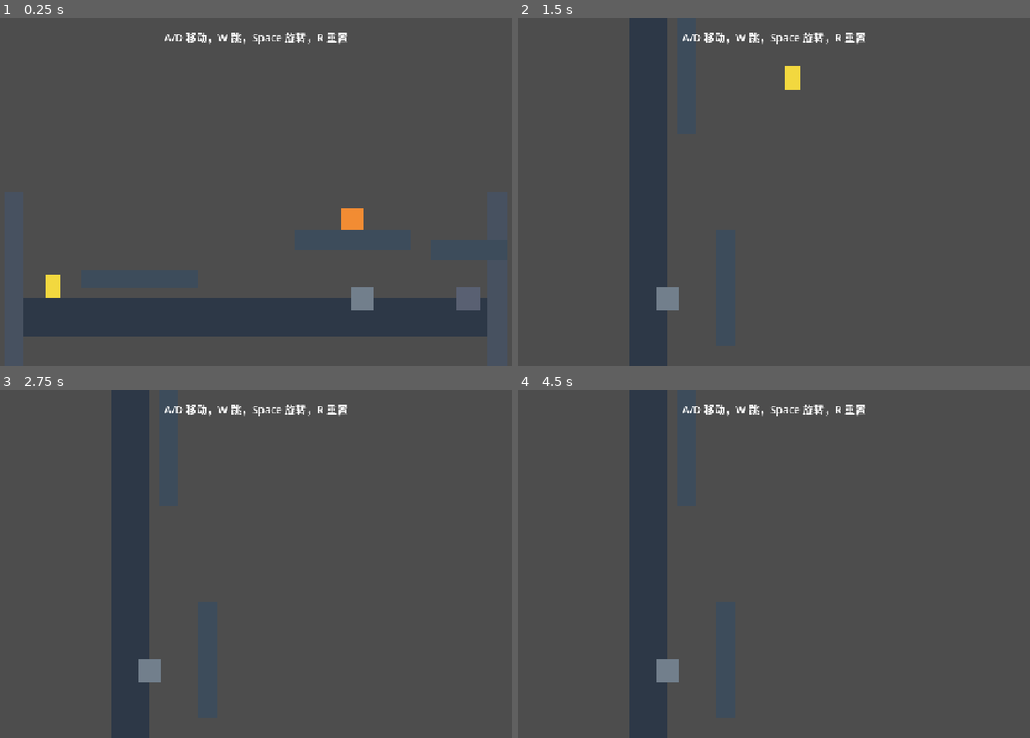
Above: before the commit, frames 1-4 (two rows, left to right).
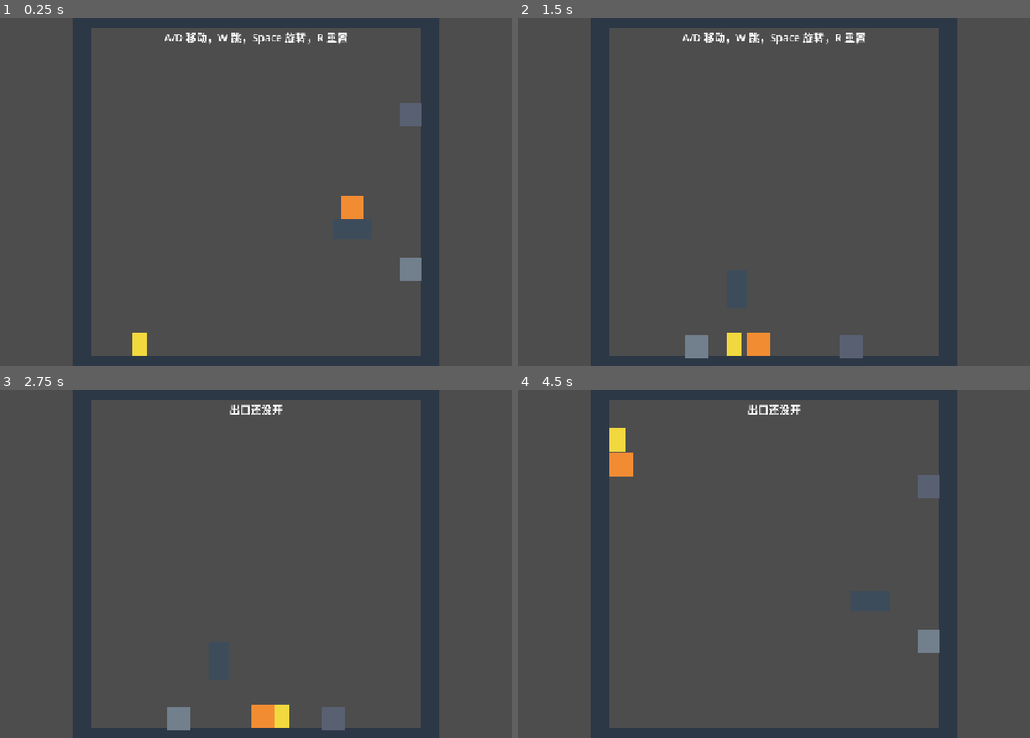
Above: after the commit, the same moments.

Repository: SilasSu114/panda-guard-protocol
Game: Godot game, scene res://scenes/main.tscn
Two runs of this game, one before a commit and one after it. Both use one fixed random seed, a clock stepped at 60 frames per second and the inputs below.
Inputs:
- Up to frame 1 (0.25 s): no input
- Up to frame 2 (1.5 s): tap Enter at 0.5 s; hold Space (rotate) 0.53-1.28 s; hold D (move_right) from 0.53 s (still down); tap W (jump) at 0.77 s; tap Space (rotate) at 1.35 s
- Up to frame 3 (2.75 s): tap W (jump) at 1.52 s; release D (move_right) at 2.03 s; hold A (move_left) from 2.03 s (still down); hold Space (rotate) from 2.03 s (still down)
- Up to frame 4 (4.5 s): release A (move_left) at 2.78 s; release Space (rotate) at 2.78 s; hold D (move_right) 2.78-4.28 s; tap Space (rotate) at 2.85, 4.35 s; tap W (jump) at 3.02, 3.77 s; hold Space (rotate) 3.53-4.28 s; hold A (move_left) from 4.28 s (still down)

The runs differ from the first frame. In frame 1, 21% of the frame differs, in the area x 4-96%, y 0-100%; in frame 2, 19%; in frame 3, 19%; in frame 4, 19%.

Commit message:
Enclose level and rebuild puzzle flow

Diff:
--- a/scenes/main.tscn
+++ b/scenes/main.tscn
@@ -7,19 +7,14 @@
 [ext_resource type="PackedScene" path="res://scenes/box.tscn" id="5"]
 
 [sub_resource type="RectangleShape2D" id="RectangleShape2D_floor"]
-size = Vector2(960, 80)
-
-[sub_resource type="RectangleShape2D" id="RectangleShape2D_platform_a"]
-size = Vector2(240, 40)
-
-[sub_resource type="RectangleShape2D" id="RectangleShape2D_platform_b"]
-size = Vector2(240, 40)
-
-[sub_resource type="RectangleShape2D" id="RectangleShape2D_platform_c"]
-size = Vector2(160, 40)
+size = Vector2(720, 40)
 
 [sub_resource type="RectangleShape2D" id="RectangleShape2D_wall"]
-size = Vector2(40, 360)
+size = Vector2(40, 720)
+
+[sub_resource type="RectangleShape2D" id="RectangleShape2D_shelf"]
+size = Vector2(80, 40)
+
 
 [node name="Main" type="Node2D"]
 script = ExtResource("1")
@@ -28,76 +23,66 @@
 position = Vector2(640, 360)
 
 [node name="Floor" type="StaticBody2D" parent="LevelRoot"]
-position = Vector2(0, 260)
+position = Vector2(0, 360)
 
 [node name="CollisionShape2D" type="CollisionShape2D" parent="LevelRoot/Floor"]
 shape = SubResource("RectangleShape2D_floor")
 
 [node name="Visual" type="Polygon2D" parent="LevelRoot/Floor"]
 color = Color(0.18, 0.22, 0.28, 1)
-polygon = PackedVector2Array(-480, -40, 480, -40, 480, 40, -480, 40)
+polygon = PackedVector2Array(-360, -20, 360, -20, 360, 20, -360, 20)
+
+[node name="Ceiling" type="StaticBody2D" parent="LevelRoot"]
+position = Vector2(0, -360)
+
+[node name="CollisionShape2D" type="CollisionShape2D" parent="LevelRoot/Ceiling"]
+shape = SubResource("RectangleShape2D_floor")
+
+[node name="Visual" type="Polygon2D" parent="LevelRoot/Ceiling"]
+color = Color(0.18, 0.22, 0.28, 1)
+polygon = PackedVector2Array(-360, -20, 360, -20, 360, 20, -360, 20)
 
 [node name="WallLeft" type="StaticBody2D" parent="LevelRoot"]
-position = Vector2(-500, 180)
+position = Vector2(-360, 0)
 
 [node name="CollisionShape2D" type="CollisionShape2D" parent="LevelRoot/WallLeft"]
 shape = SubResource("RectangleShape2D_wall")
 
 [node name="Visual" type="Polygon2D" parent="LevelRoot/WallLeft"]
-color = Color(0.28, 0.32, 0.38, 1)
-polygon = PackedVector2Array(-20, -180, 20, -180, 20, 180, -20, 180)
+color = Color(0.18, 0.22, 0.28, 1)
+polygon = PackedVector2Array(-20, -360, 20, -360, 20, 360, -20, 360)
 
 [node name="WallRight" type="StaticBody2D" parent="LevelRoot"]
-position = Vector2(500, 180)
+position = Vector2(360, 0)
 
 [node name="CollisionShape2D" type="CollisionShape2D" parent="LevelRoot/WallRight"]
 shape = SubResource("RectangleShape2D_wall")
 
 [node name="Visual" type="Polygon2D" parent="LevelRoot/WallRight"]
-color = Color(0.28, 0.32, 0.38, 1)
-polygon = PackedVector2Array(-20, -180, 20, -180, 20, 180, -20, 180)
+color = Color(0.18, 0.22, 0.28, 1)
+polygon = PackedVector2Array(-20, -360, 20, -360, 20, 360, -20, 360)
 
-[node name="PlatformA" type="StaticBody2D" parent="LevelRoot"]
-position = Vector2(-240, 180)
+[node name="Shelf" type="StaticBody2D" parent="LevelRoot"]
+position = Vector2(200, 76)
 
-[node name="CollisionShape2D" type="CollisionShape2D" parent="LevelRoot/PlatformA"]
-shape = SubResource("RectangleShape2D_platform_a")
+[node name="CollisionShape2D" type="CollisionShape2D" parent="LevelRoot/Shelf"]
+shape = SubResource("RectangleShape2D_shelf")
 
-[node name="Visual" type="Polygon2D" parent="LevelRoot/PlatformA"]
+[node name="Visual" type="Polygon2D" parent="LevelRoot/Shelf"]
 color = Color(0.24, 0.3, 0.36, 1)
-polygon = PackedVector2Array(-120, -20, 120, -20, 120, 20, -120, 20)
-
-[node name="PlatformB" type="StaticBody2D" parent="LevelRoot"]
-position = Vector2(200, 100)
-
-[node name="CollisionShape2D" type="CollisionShape2D" parent="LevelRoot/PlatformB"]
-shape = SubResource("RectangleShape2D_platform_b")
-
-[node name="Visual" type="Polygon2D" parent="LevelRoot/PlatformB"]
-color = Color(0.24, 0.3, 0.36, 1)
-polygon = PackedVector2Array(-120, -20, 120, -20, 120, 20, -120, 20)
-
-[node name="PlatformC" type="StaticBody2D" parent="LevelRoot"]
-position = Vector2(440, 120)
-
-[node name="CollisionShape2D" type="CollisionShape2D" parent="LevelRoot/PlatformC"]
-shape = SubResource("RectangleShape2D_platform_c")
-
-[node name="Visual" type="Polygon2D" parent="LevelRoot/PlatformC"]
-color = Color(0.24, 0.3, 0.36, 1)
-polygon = PackedVector2Array(-80, -20, 80, -20, 80, 20, -80, 20)
+polygon = PackedVector2Array(-40, -20, 40, -20, 40, 20, -40, 20)
 
 [node name="Player" parent="LevelRoot" instance=ExtResource("2")]
-position = Vector2(-420, 180)
+position = Vector2(-240, 320)
 
 [node name="Box" parent="LevelRoot" instance=ExtResource("5")]
-position = Vector2(200, 60)
+position = Vector2(200, 28)
 
 [node name="Switch" parent="LevelRoot" instance=ExtResource("3")]
-position = Vector2(220, 220)
+position = Vector2(320, 160)
 
 [node name="Exit" parent="LevelRoot" instance=ExtResource("4")]
-position = Vector2(440, 220)
+position = Vector2(320, -160)
 
 [node name="UI" type="CanvasLayer" parent="."]
 
--- a/scenes/switch.tscn
+++ b/scenes/switch.tscn
@@ -19,14 +19,3 @@
 visible = false
 color = Color(0.2, 0.85, 0.35, 1)
 polygon = PackedVector2Array(-24, -24, 24, -24, 24, 24, -24, 24)
-
-[node name="PromptLabel" type="Label" parent="."]
-offset_left = -24.0
-offset_top = -48.0
-offset_right = 24.0
-offset_bottom = -16.0
-theme_override_font_sizes/font_size = 18
-text = "E"
-horizontal_alignment = 1
-vertical_alignment = 1
-visible = false
--- a/scripts/main.gd
+++ b/scripts/main.gd
@@ -24,8 +24,13 @@
 
 	player.frozen = true
 	level_root.rotation += ROTATION_STEP
-	player.rotation = -level_root.rotation
+	_counter_rotate_children()
 	player.frozen = false
+
+func _counter_rotate_children() -> void:
+	for child in [$LevelRoot/Player, $LevelRoot/Box, $LevelRoot/Switch, $LevelRoot/Exit]:
+		if child is Node2D:
+			child.rotation = -level_root.rotation
 
 func _on_level_completed() -> void:
 	player.frozen = true
--- a/scripts/switch.gd
+++ b/scripts/switch.gd
@@ -6,12 +6,9 @@
 
 @onready var inactive_visual: Polygon2D = $InactiveVisual
 @onready var active_visual: Polygon2D = $ActiveVisual
-@onready var prompt_label: Label = $PromptLabel
 
 func _physics_process(_delta: float) -> void:
 	var box_inside := _box_inside()
-	prompt_label.visible = box_inside
-
 	if box_inside != is_active:
 		is_active = box_inside
 		_update_visuals()
Not shown, added: scripts/box.gd.uid
